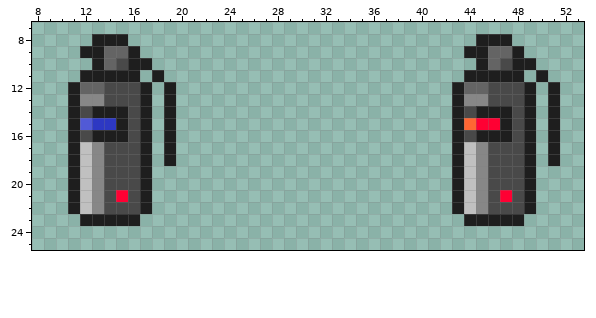
Two states of a pixel-art sprite, Resources/Textures/Objects/Weapons/Grenades/stingergrenade.rsi/primed.png. The first picture shows the starting point.
The file is 64x32 pixels. Shown: x 8..53, y 7..25.
The result:
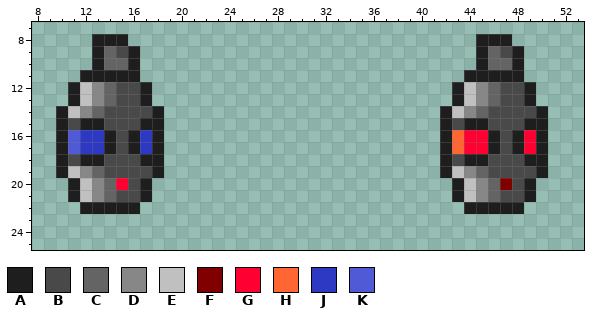
Palette (. is transparent): A #1e1e1e  B #494949  C #646464  D #878787  E #c0c0c0  F #800000  G #ff0033  H #ff6633  J #2d38c3  K #515ad6
Edits made:
Changed rows in their new state; - is an unchanged pixel.
first column x 10:
 9 --.--B----------------------------.--B----
10 -----C-.-----------------------------C-.--
11 --------.-------------------------------.-
12 --EDC----.------------------------EDC----.
13 --E-C----.------------------------E-C----.
14 AEDCBB-BA.----------------------AEDCBB-BA.
15 ABAABB--A.----------------------ABAABB--A.
16 AKJJ-BAJA.----------------------AHGG-BAGA.
17 AKJJA-AJA.----------------------AHGGA-AGA.
18 ABAA----A.----------------------ABAA----A.
19 AEDC---BA-----------------------AEDC---BA-
20 ----CG------------------------------CF----
21 ----CB------------------------------CB----
22 -.AAAAA.-------------------------.AAAAA.--
23 --.....---------------------------.....---
Pixel boxes of the changes (left, top, right, bottom) in both pictures:
changed: (56, 46, 176, 226)
changed: (440, 46, 560, 226)
